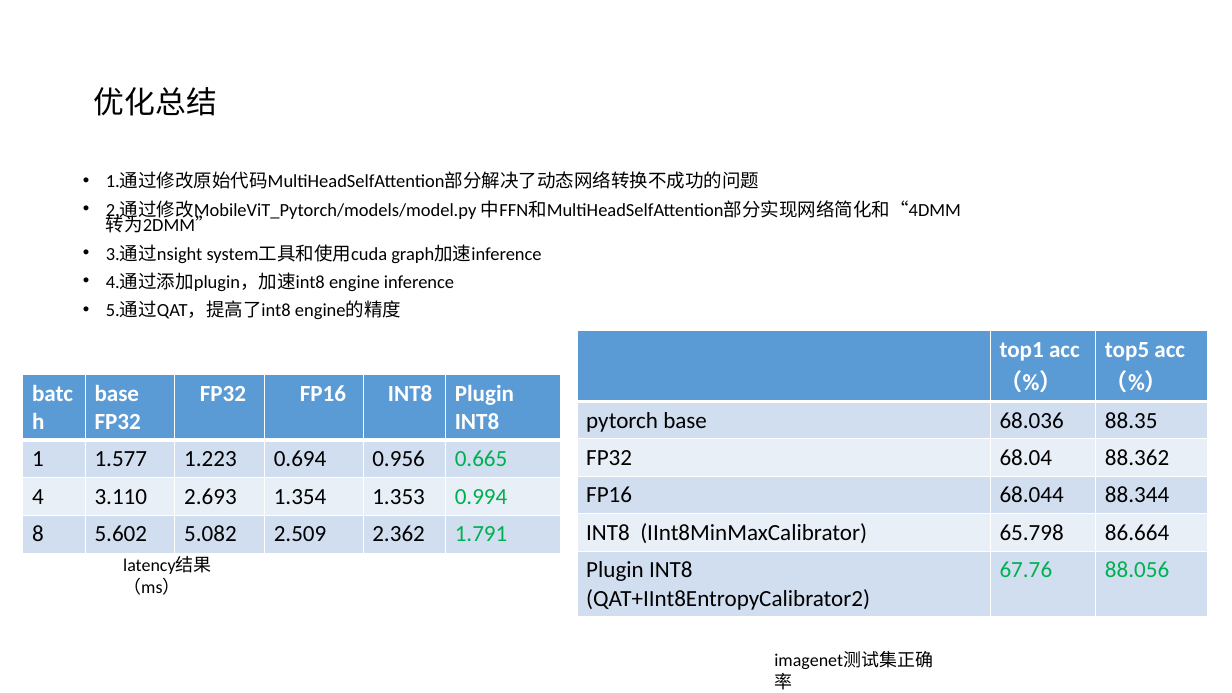
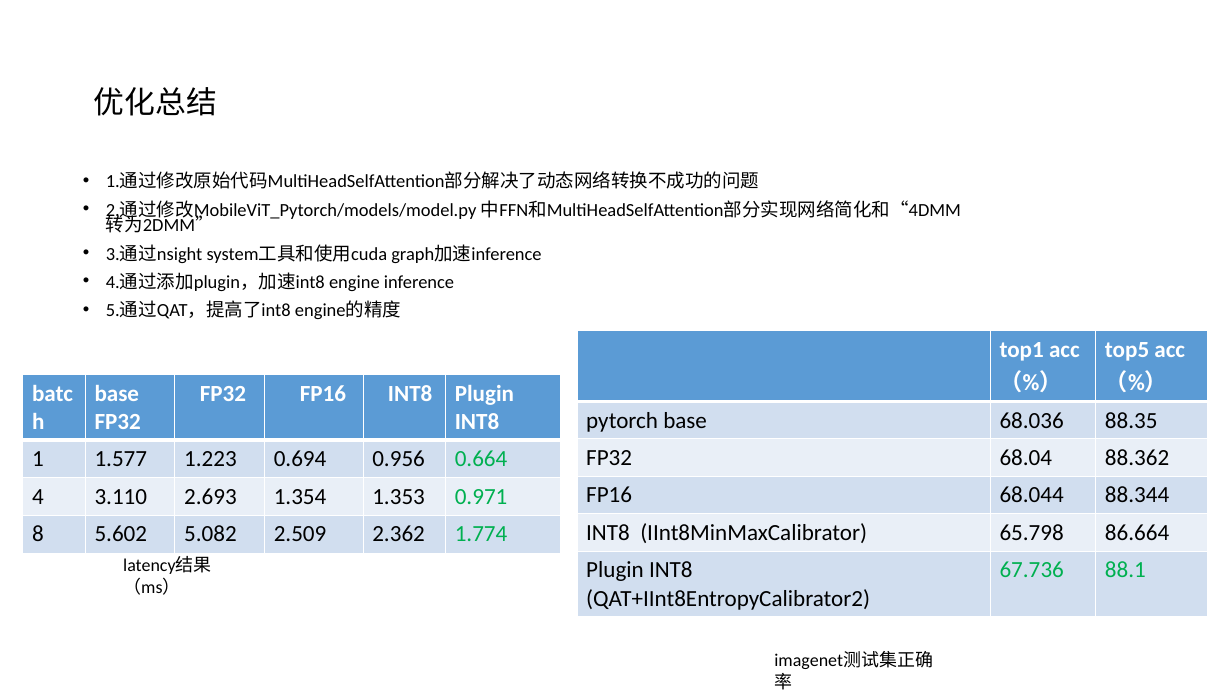
Before and after one commit to chenlamei/MobileVit_TensorRT, a slide deck: slide 18 of doc/MobileVit_TensorRT优化.pptx. Drawn at 1232x693 pixels with LibreOffice and Linux fonts; fonts in the diff are those of the drawing. Boxes give left, top, right and bottom in pixels: in the first picture for what was removed or moved away, otherwise in the second. Text is boxed around its words. In the diff, an @@ line names an element or a change of style, - is before the commit and + after.

```diff
--- a/doc/MobileVit_TensorRT优化.pptx
+++ b/doc/MobileVit_TensorRT优化.pptx
@@ table at <box>577,331,1207,671</box> @@
-row 6, column 2: 67.76
+row 6, column 2: 67.736
-row 6, column 3: 88.056
+row 6, column 3: 88.1
@@ table at <box>23,374,561,553</box> @@
-row 2, column 6: 0.665
+row 2, column 6: 0.664
-row 3, column 6: 0.994
+row 3, column 6: 0.971
-row 4, column 6: 1.791
+row 4, column 6: 1.774
```
Also in this commit, not shown: 1 other file.
